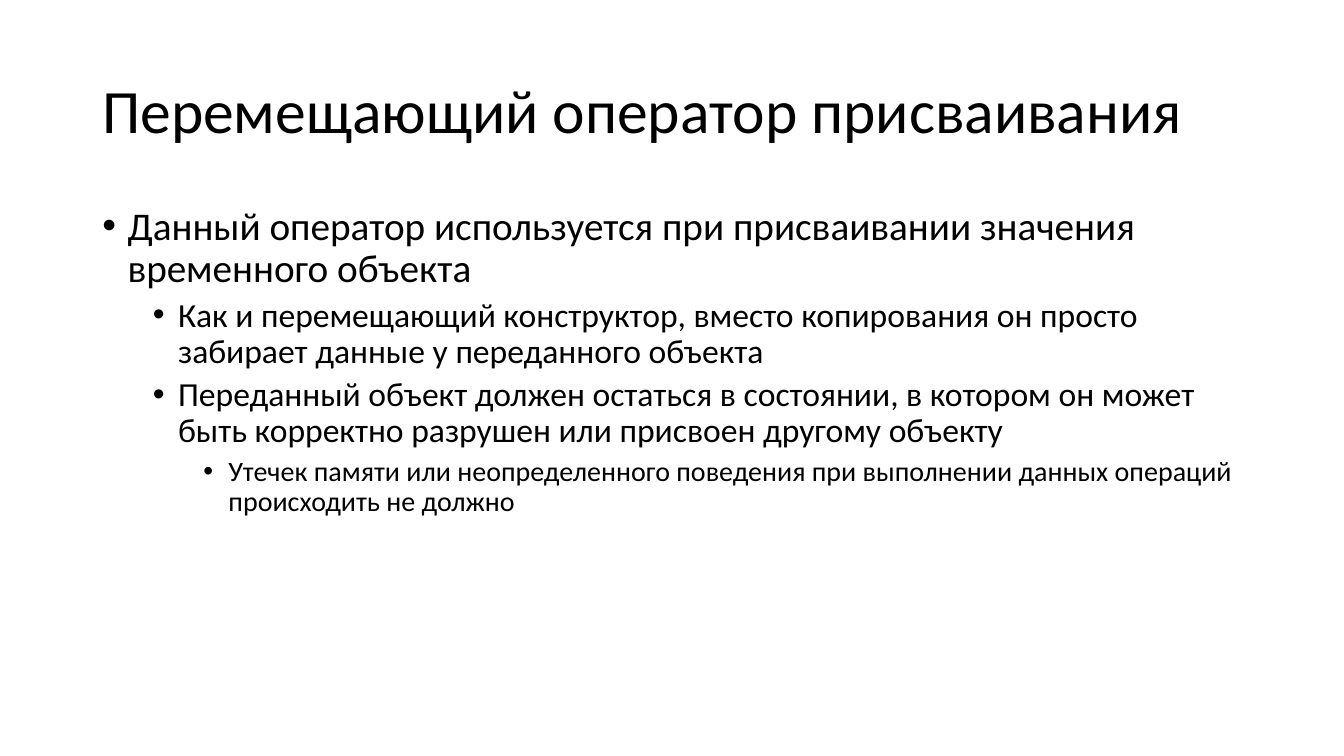
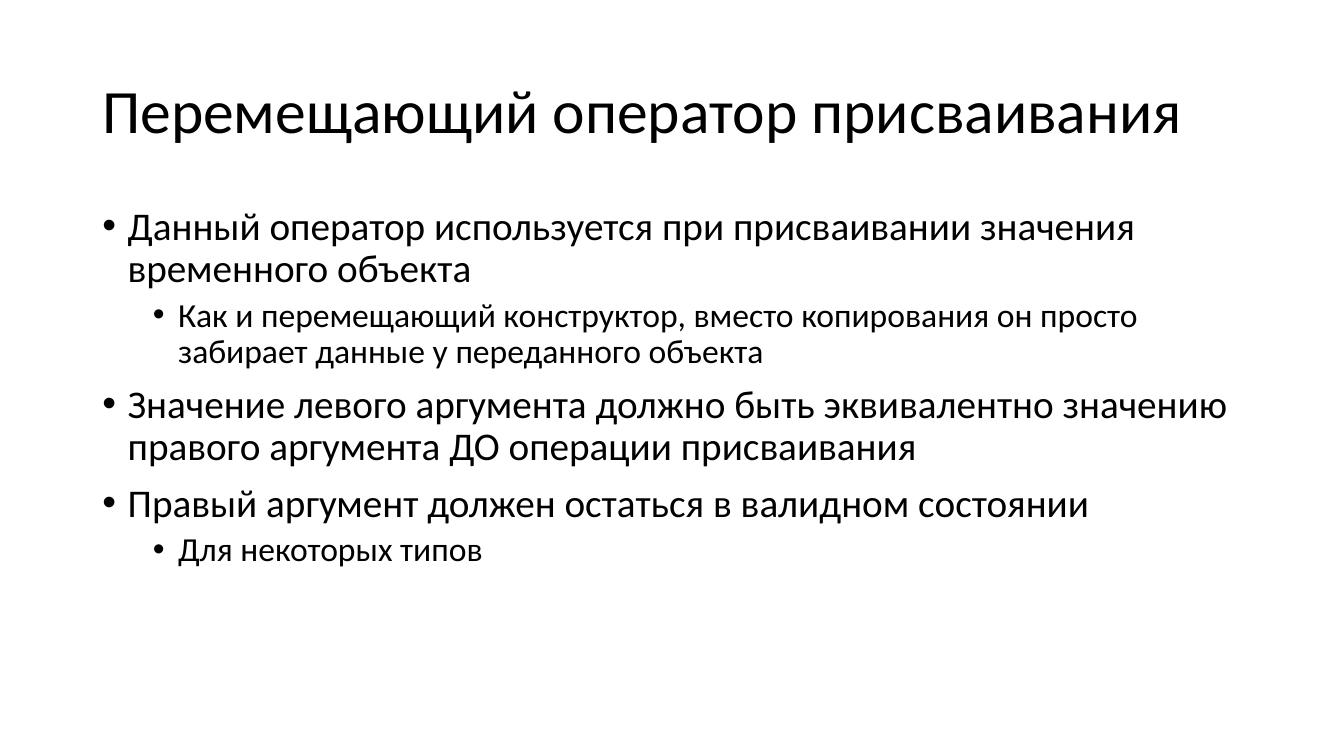
Before and after one commit to alexey-malov/oop, a slide deck: slide 132 of lectures/02/Основы ООП.pptx (slide 127 before the commit). Drawn at 1344x756 pixels with LibreOffice and Linux fonts; fonts in the diff are those of the drawing. Boxes give left, top, right and bottom in pixels: in the first picture for what was removed or moved away, otherwise in the second. Text is boxed around its words. In the diff, an @@ line names an element or a change of style, - is before the commit and + after.

```diff
--- a/lectures/02/Основы ООП.pptx
+++ b/lectures/02/Основы ООП.pptx
@@ text at [128,391,1227,567]: text changed; size 24 to 28 pt @@
-  • Переданный объект должен остаться в состоянии, в котором он может быть корректно разрушен или присвоен другому объекту
-    • Утечек памяти или неопределенного поведения при выполнении данных операций происходить не должно
+• Значение левого аргумента должно быть эквивалентно значению правого аргумента ДО операции присваивания
+• Правый аргумент должен остаться в валидном состоянии
+  • Для некоторых типов
```
Also in this commit, not shown: 11 other slides changed, 10 slides added, 11 other files.
